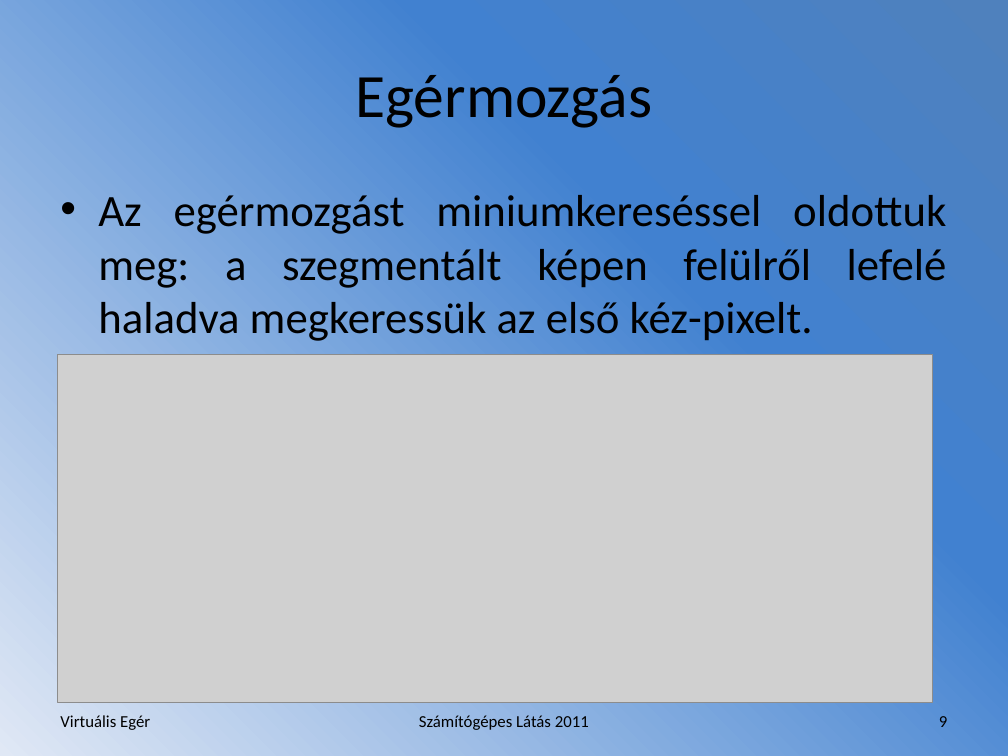
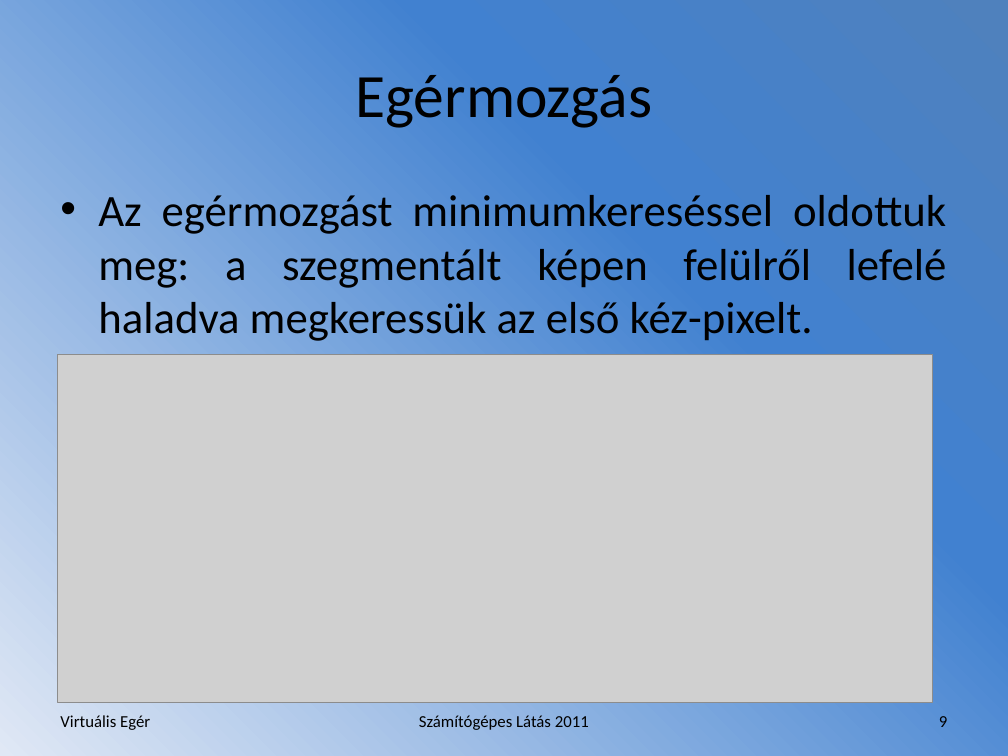
Before and after one commit to pilsy/virtual-mouse, a slide deck: slide 9 of Viktor/Virtuális Egér.pptx. Drawn at 1008x756 pixels with LibreOffice and Linux fonts; fonts in the diff are those of the drawing; grey boxes stand for pictures. Boxes give left, top, right and bottom in pixels: in the first picture for what was removed or moved away, otherwise in the second. Text is boxed around its words. In the diff, an @@ line names an element or a change of style, - is before the commit and + after.

```diff
--- a/Viktor/Virtuális Egér.pptx
+++ b/Viktor/Virtuális Egér.pptx
@@ text at <box>98,195,947,341</box>: text changed @@
-• Az egérmozgást miniumkereséssel oldottuk meg: a szegmentált képen felülről lefelé haladva megkeressük az első kéz-pixelt.
+• Az egérmozgást minimumkereséssel oldottuk meg: a szegmentált képen felülről lefelé haladva megkeressük az első kéz-pixelt.
```
